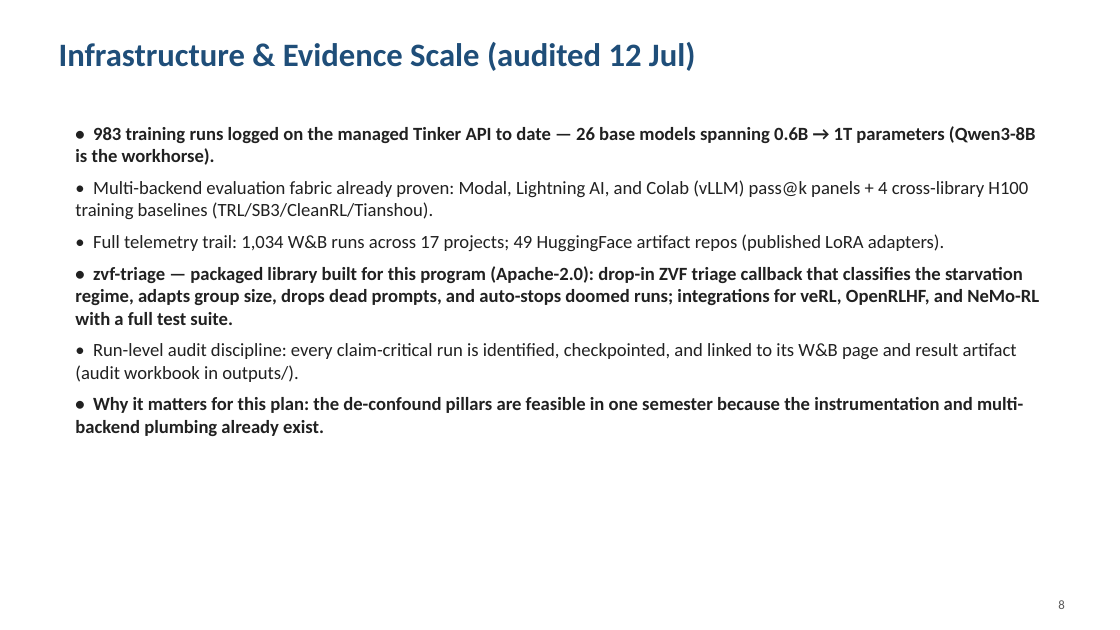
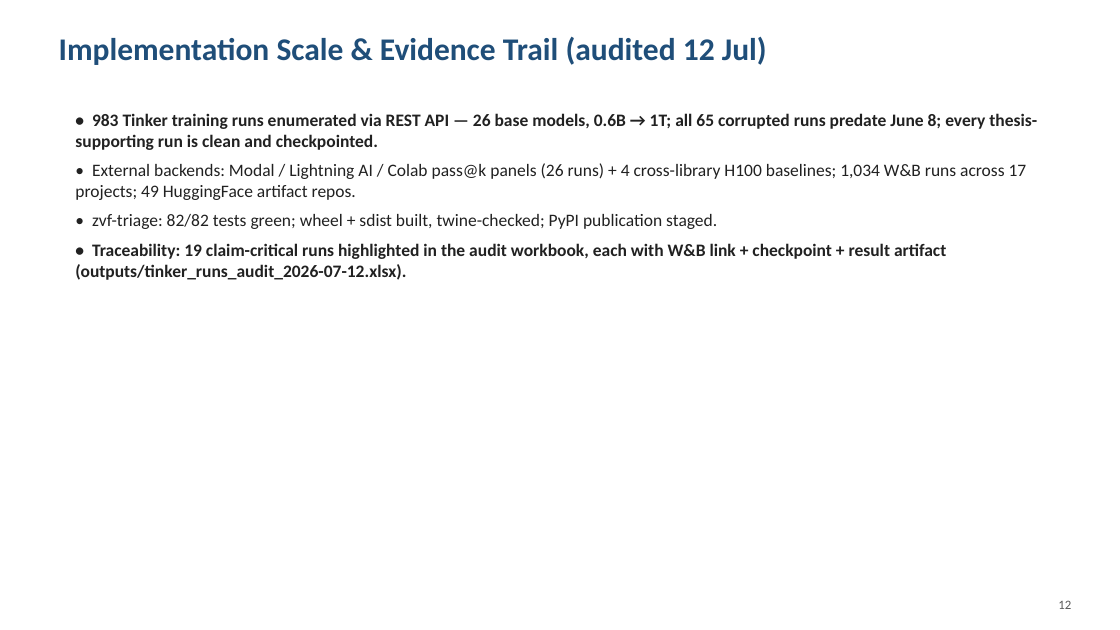
Before and after one commit to arvindcr4/tinker-rl-lab, a slide deck: slide 12 of outputs/PESU_MTech_Phase1_Session1_Review_ArvindCR.pptx (slide 8 before the commit). Drawn at 1120x630 pixels with LibreOffice and Linux fonts; fonts in the diff are those of the drawing. Boxes give left, top, right and bottom in pixels: in the first picture for what was removed or moved away, otherwise in the second. Text is boxed around its words. In the diff, an @@ line names an element or a change of style, - is before the commit and + after.

```diff
--- a/outputs/PESU_MTech_Phase1_Session1_Review_ArvindCR.pptx
+++ b/outputs/PESU_MTech_Phase1_Session1_Review_ArvindCR.pptx
@@ text at [59,37,767,65]: text changed; size 28 to 27 pt @@
-Infrastructure & Evidence Scale (audited 12 Jul)
+Implementation Scale & Evidence Trail (audited 12 Jul)
@@ text at [75,113,1037,280]: text changed; size 16 to 15 pt @@
-• 983 training runs logged on the managed Tinker API to date — 26 base models spanning 0.6B → 1T parameters (Qwen3-8B is the workhorse).
-• Multi-backend evaluation fabric already proven: Modal, Lightning AI, and Colab (vLLM) pass@k panels + 4 cross-library H100 training baselines (TRL/SB3/CleanRL/Tianshou).
-• Full telemetry trail: 1,034 W&B runs across 17 projects; 49 HuggingFace artifact repos (published LoRA adapters).
-• zvf-triage — packaged library built for this program (Apache-2.0): drop-in ZVF triage callback that classifies the starvation regime, adapts group size, drops dead prompts, and auto-stops doomed runs; integrations for veRL, OpenRLHF, and NeMo-RL with a full test suite.
-• Run-level audit discipline: every claim-critical run is identified, checkpointed, and linked to its W&B page and result artifact (audit workbook in outputs/).
-• Why it matters for this plan: the de-confound pillars are feasible in one semester because the instrumentation and multi-backend plumbing already exist.
+• 983 Tinker training runs enumerated via REST API — 26 base models, 0.6B → 1T; all 65 corrupted runs predate June 8; every thesis-supporting run is clean and checkpointed.
+• External backends: Modal / Lightning AI / Colab pass@k panels (26 runs) + 4 cross-library H100 baselines; 1,034 W&B runs across 17 projects; 49 HuggingFace artifact repos.
+• zvf-triage: 82/82 tests green; wheel + sdist built, twine-checked; PyPI publication staged.
+• Traceability: 19 claim-critical runs highlighted in the audit workbook, each with W&B link + checkpoint + result artifact (outputs/tinker_runs_audit_2026-07-12.xlsx).
@@ text at [1058,600,1071,609]: text changed @@
-8
+12
```
Also in this commit, not shown: 2 other slides changed, 12 slides added, 10 slides removed, 1 other file.
